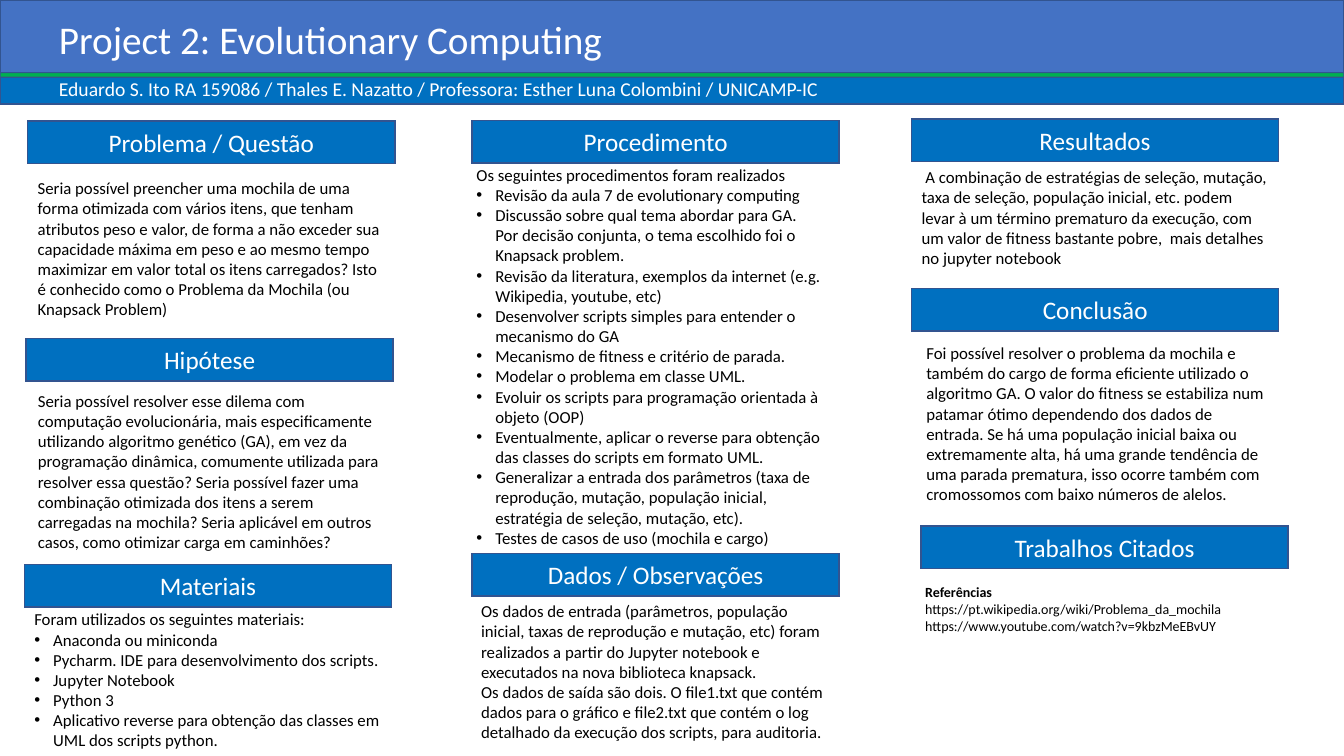
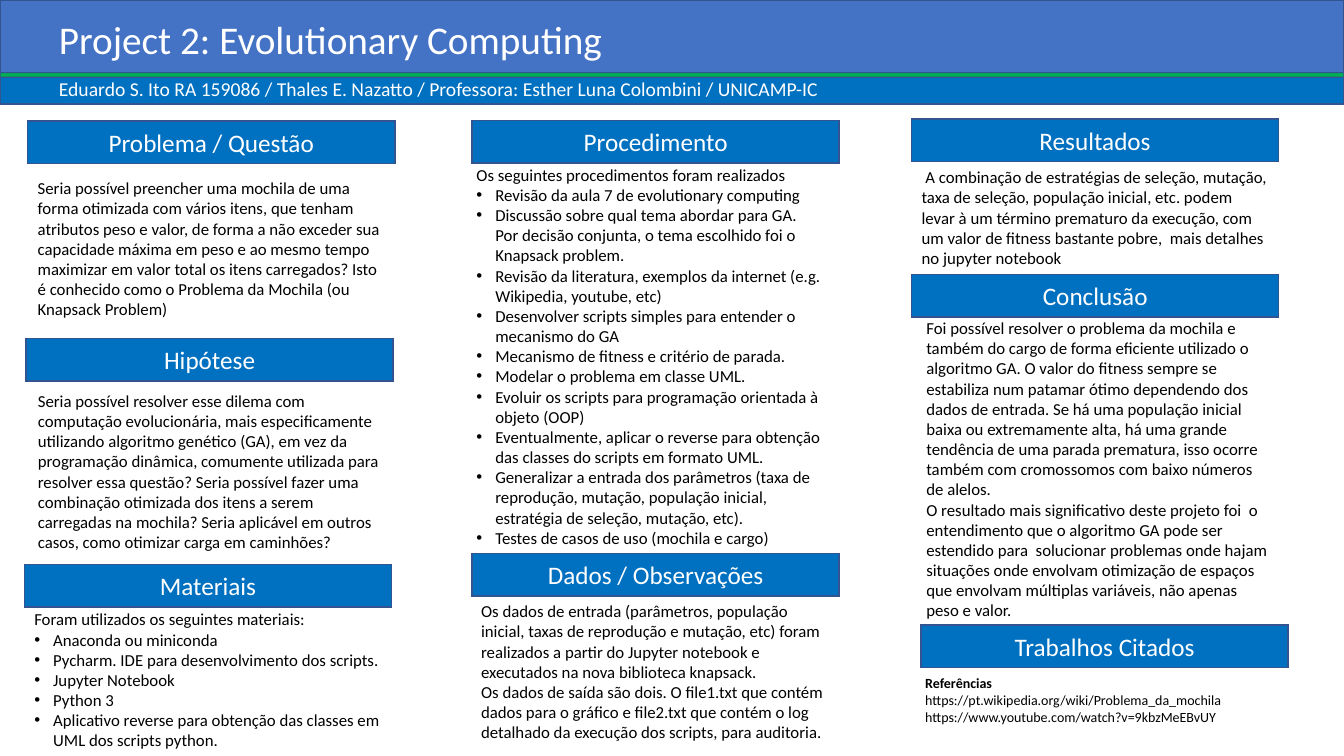
Before and after one commit to edbkei/MO416PROJ2, a slide deck: slide 1 of Project2/knapsackProblemOnePage.pptx. Drawn at 1344x756 pixels with LibreOffice and Linux fonts; fonts in the diff are those of the drawing. Boxes give left, top, right and bottom in pixels: in the first picture for what was removed or moved away, otherwise in the second. Text is boxed around its words. In the diff, an @@ line names an element or a change of style, - is before the commit and + after.

```diff
--- a/Project2/knapsackProblemOnePage.pptx
+++ b/Project2/knapsackProblemOnePage.pptx
@@ rectangle "Conclusão": place and size @@
-rectangle "Conclusão" at [911,288,1278,331]
+rectangle "Conclusão" at [911,274,1278,317]
@@ text at [926,322,1267,619]: text changed @@
-Foi possível resolver o problema da mochila e também do cargo de forma eficiente utilizado o algoritmo GA. O valor do fitness se estabiliza num patamar ótimo dependendo dos dados de entrada. Se há uma população inicial baixa ou extremamente alta, há uma grande tendência de uma parada prematura, isso ocorre também com cromossomos com baixo números de alelos.
+Foi possível resolver o problema da mochila e também do cargo de forma eficiente utilizado o algoritmo GA. O valor do fitness sempre se estabiliza num patamar ótimo dependendo dos dados de entrada. Se há uma população inicial baixa ou extremamente alta, há uma grande tendência de uma parada prematura, isso ocorre também com cromossomos com baixo números de alelos.
+O resultado mais significativo deste projeto foi o entendimento que o algoritmo GA pode ser estendido para solucionar problemas onde hajam situações onde envolvam otimização de espaços que envolvam múltiplas variáveis, não apenas peso e valor.
@@ rectangle "Trabalhos Citados": place and size @@
-rectangle "Trabalhos Citados" at [922,526,1289,569]
+rectangle "Trabalhos Citados" at [922,625,1289,667]
@@ text "Referências": place and size @@
-text "Referências" at [925,587,1221,634]
+text "Referências" at [925,678,1221,725]
```
Also in this commit, not shown: 4 other files.
